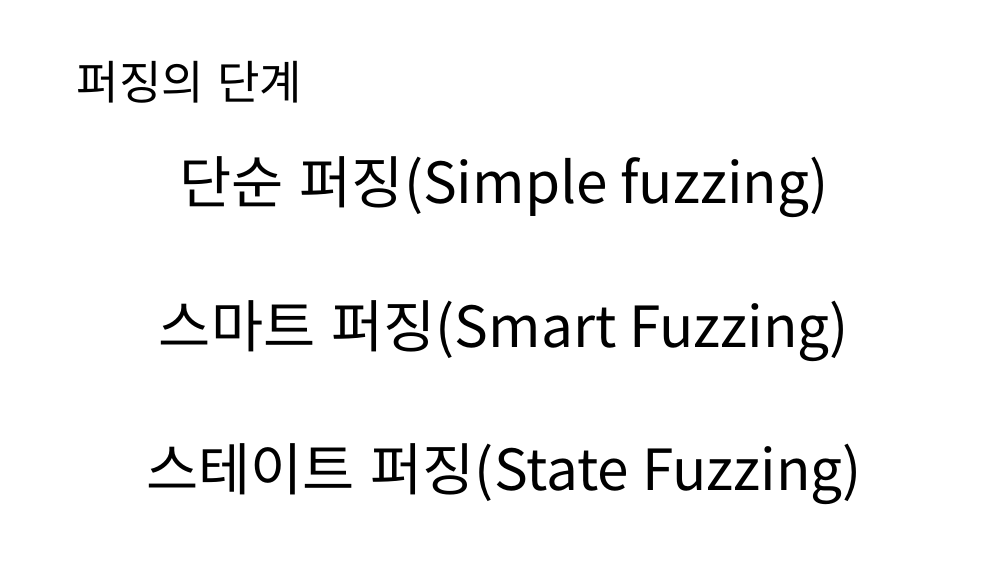
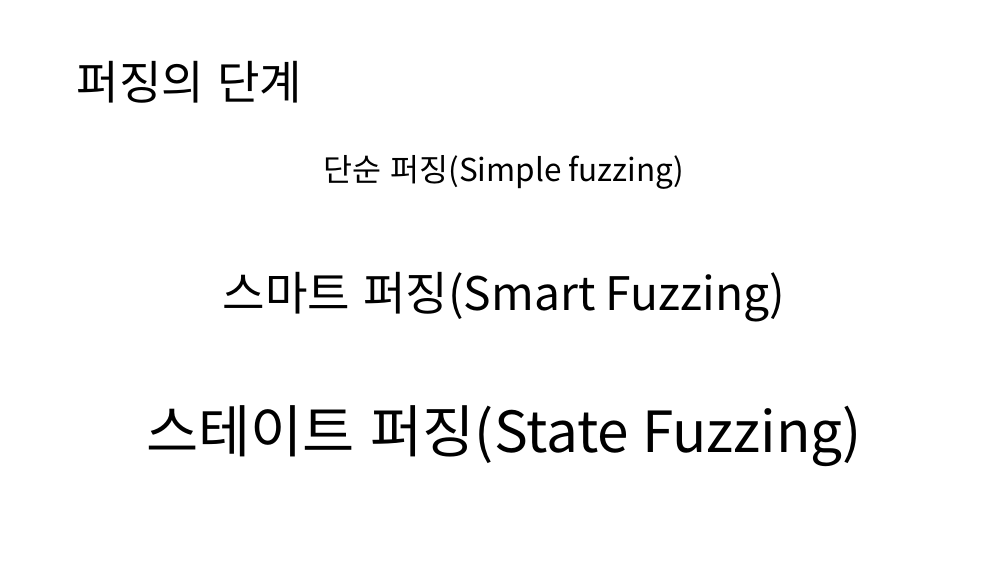
Before and after one commit to gunwooKim-Korea/network-fuzzer, a slide deck: slide 8 of networkfuzzer/Network fuzzer.pptx (slide 9 before the commit). Drawn at 1008x567 pixels with LibreOffice and Linux fonts; fonts in the diff are those of the drawing. Boxes give left, top, right and bottom in pixels: in the first picture for what was removed or moved away, otherwise in the second. Text is boxed around its words. In the diff, an @@ line names an element or a change of style, - is before the commit and + after.

```diff
--- a/networkfuzzer/Network fuzzer.pptx
+++ b/networkfuzzer/Network fuzzer.pptx
@@ text at (223,155,785,322): size 54 to 30 pt in "단순 퍼징(Simple fuzzing)"; size 54 to 44 pt in "스마트 퍼징(Smart Fuzzing)" @@
```
Also in this commit, not shown: 2 other slides changed, 6 slides added, 5 slides removed.
